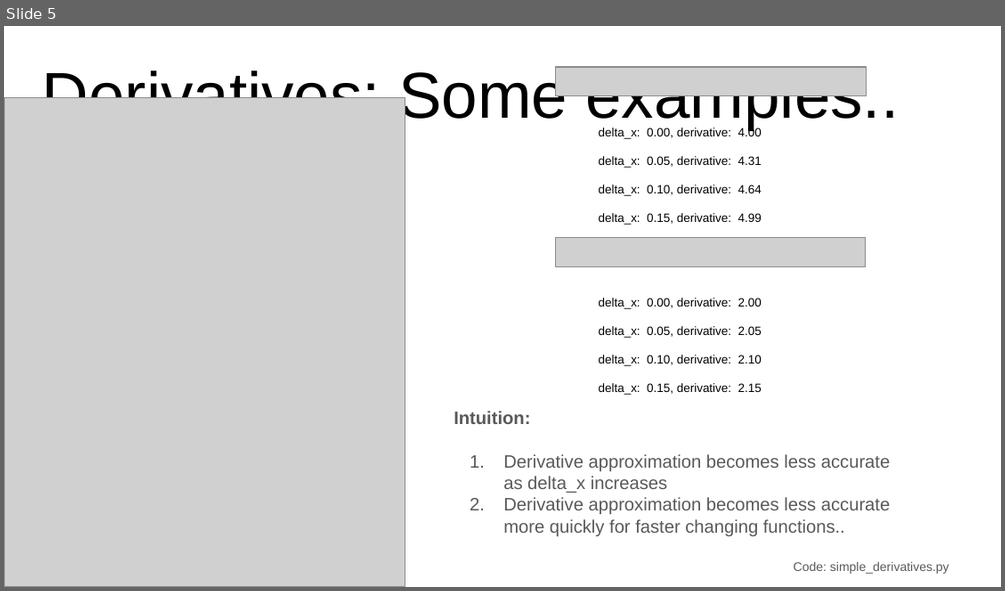
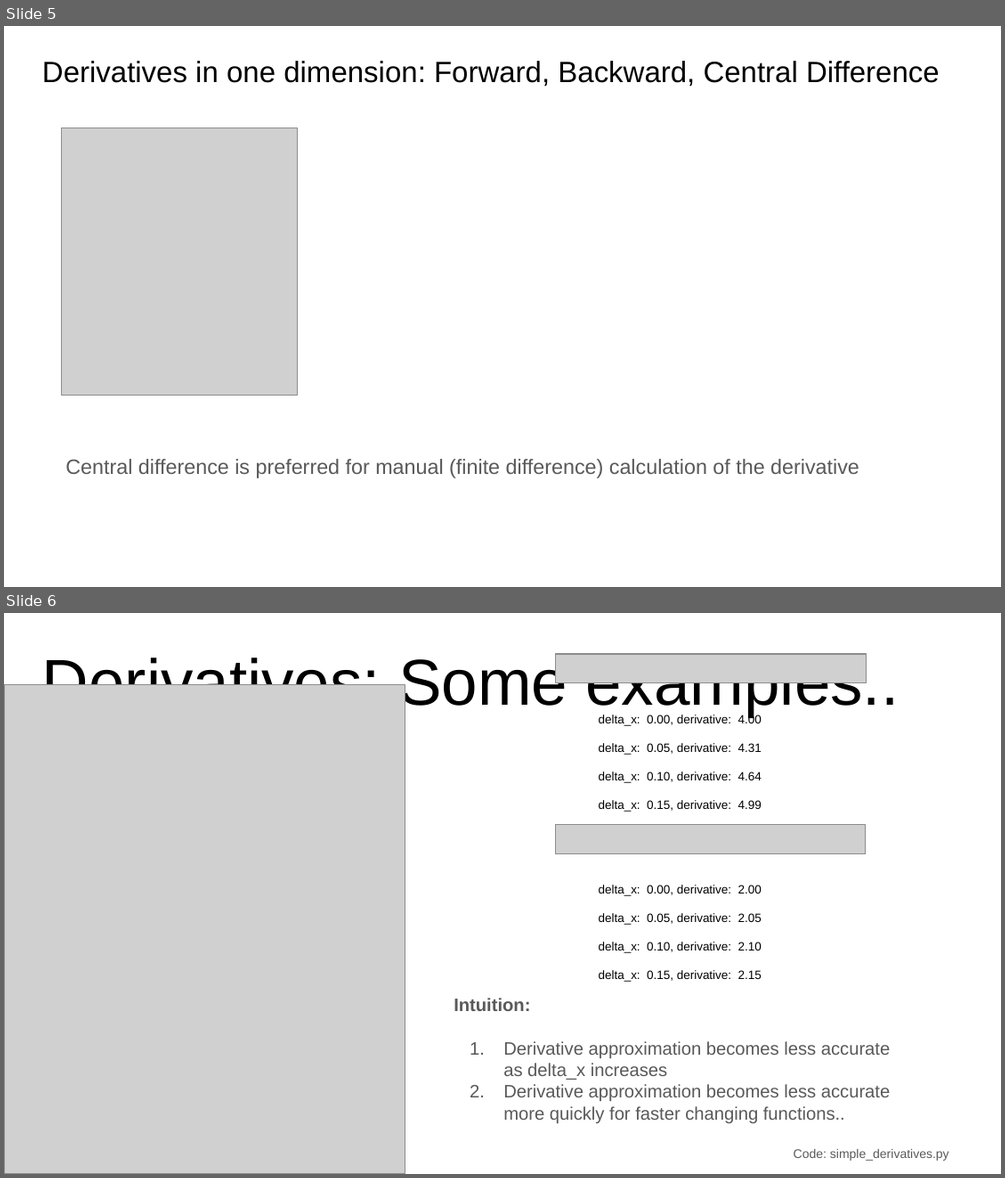
Before and after one commit to ankur6ue/deep-learning-course, a slide deck: Module 1/class_1.2/deep_learning_course_class_1.2.pptx. Shown one above the other, each under a label of ours: slide 5 before the commit, slides 5 and 6 after it. The pictures are 1005x591 and 1005x1178 pixels, drawn with LibreOffice and Linux fonts; fonts in the diff are those of the drawing; grey boxes stand for pictures. Boxes give left, top, right and bottom in pixels: in the first picture for what was removed or moved away, otherwise in the second. Text is boxed around its words. In the diff, an @@ line names an element or a change of style, - is before the commit and + after.

```diff
--- a/Module 1/class_1.2/deep_learning_course_class_1.2.pptx
+++ b/Module 1/class_1.2/deep_learning_course_class_1.2.pptx
@@ slide 5 added at (4, 26, 1001, 587), background #FFFFFF @@
@@ title added at (42, 61, 939, 87), 21.2 pt, text #000000 @@
+Derivatives in one dimension: Forward, Backward, Central Difference
@@ picture added at (62, 127, 297, 394) @@
@@ text added at (65, 459, 859, 478), 15 pt, text #595959 @@
+Central difference is preferred for manual (finite difference) calculation of the derivative
@@ what was slide 5 is now slide 6 @@
```
Also in this commit, not shown: 2 slides changed, 1 other slide added, 5 other files.
